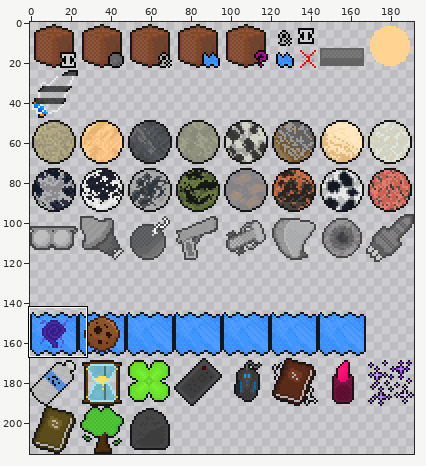
Sprite sheet, stored at SMS_crtSheet.png. The first picture is a wide view before the edit; the outline marks the close-up.
Close-up. The starting point:
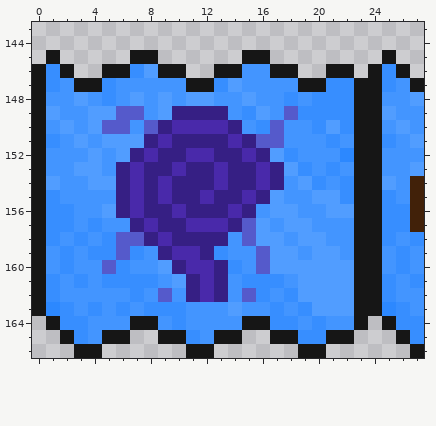
The file is 384x432 pixels, drawn in blocks of 2x2; one block is one cell here. Colours within 5 levels of each other are drawn and written as one. Shown: x 0..27, y 143..166.
The result:
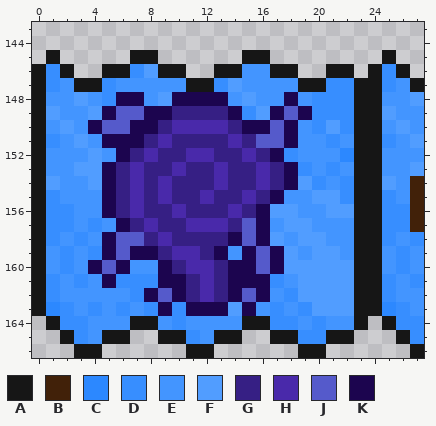
Palette (. is transparent): A #161616  B #412109  C #2c88ff  D #378eff  E #4395ff  F #519dff  G #361f84  H #4929aa  J #555acb  K #1c054f
From old to new:
@@ x 0..27 @@
 147 ADEAADEEEEEAADFEEEEAADDAADEA
-148 AEEFEDEFEFEFFEEFEEDEDDDAAEEF
-149 AFEEFFJJEFGGGGEDFEJDDDDAAFEE
-150 AEFEFJJEJGHHHHGEDJEEDFDAAEFE
-151 ADEFEFFFGHGGGGHGJJEEEDEAADEF
-152 AEEEFEFGHGGHHGGHGFDEEECAAEEE
-153 AEEFFEGHGGHGGHGGHGFDEDEAAEEF
-154 AFEEFFGHGHGGGHGGHGEFDEDAAFEB
-155 ADEEEEGHGHGGHGGHGFEEFFDAADEB
-156 ADDEEFGHGGHGGGHGEFFEEFFAADDB
-157 ADDEDEEGHGGHHHGJFEFFEEEAADDB
-158 ADEDEDJJGHGGGGEJFFEFFEEAADED
-159 AEDEDDJDEGHHGDEEJFFEFFEAAEDE
-160 AEDEEJDEEFGHHGDEJFFFFFFAAEDE
-161 ADEDEDDDDEFGHGEDDDEFFFFAADED
-162 ADEEEEEDEJEGHGEJDEDFFFFAADEE
-163 ACDEDEDEDDDEEEFEEDEDFFFAACDE
+148 AEEFEDKKEFKKKKEFEEKEDDDAAEEF
+149 AFEEFKJJKKGGGGKDFKJKDDDAAFEE
+150 AEFEKJJKKGHHHHGKKJKEDFDAAEFE
+151 ADEFEKKKGHGGGGHGJJKEEDEAADEF
+152 AEEEFEKGHGGHHGGHGKDEEECAAEEE
+153 AEEFFKGHGGHGGHGGHGKDEDEAAEEF
+154 AFEEFKGHGHGGGHGGHGKFDEDAAFEB
+155 ADEEEKGHGHGGHGGHGKEEFFDAADEB
+156 ADDEEKGHGGHGGGHGKFFEEFFAADDB
+157 ADDEDEKGHGGHHHGJKEFFEEEAADDB
+158 ADEDEKJJGHGGGGKJKFEFFEEAADED
+159 AEDEDKJKKGHHGKEKJKFEFFEAAEDE
+160 AEDEKJKEEKGHHGKKJKFFFFFAAEDE
+161 ADEDEKDDDKKGHGKKKDEFFFFAADED
+162 ADEEEEEDKJKGHGKJKEDFFFFAADEE
+163 ACDEDEDEDKDKKKFKEDEDFFFAACDE
 164 .ADDEEEAAEDEEEEAADDEDEEA.ADD
Changed places in both close-ups, as pixel boxes (x1, y1, x2, y2):
changed: (88, 92, 312, 316)
